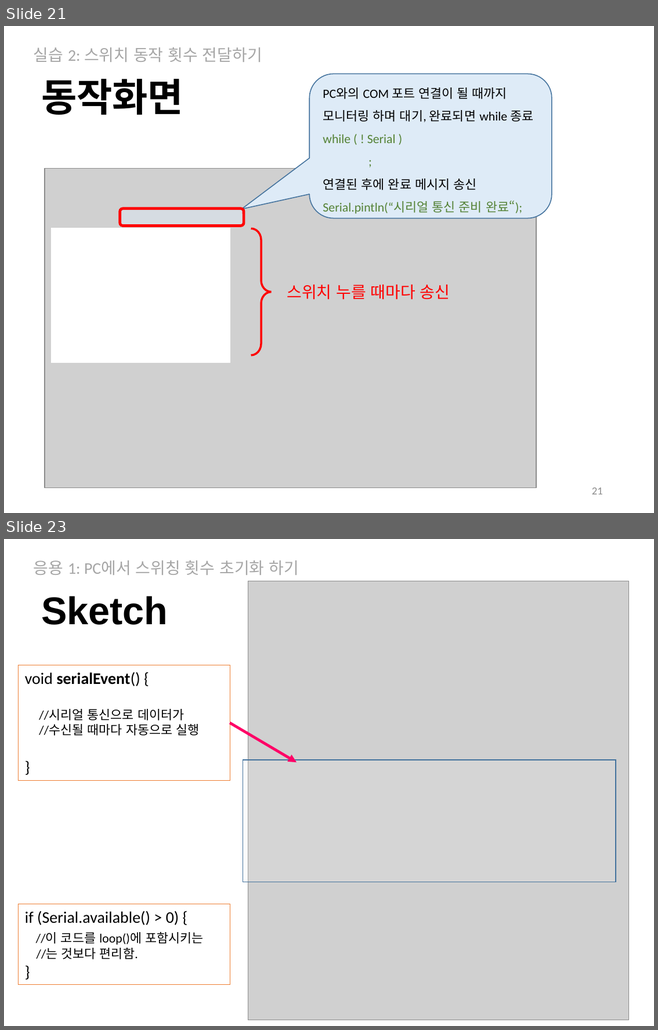
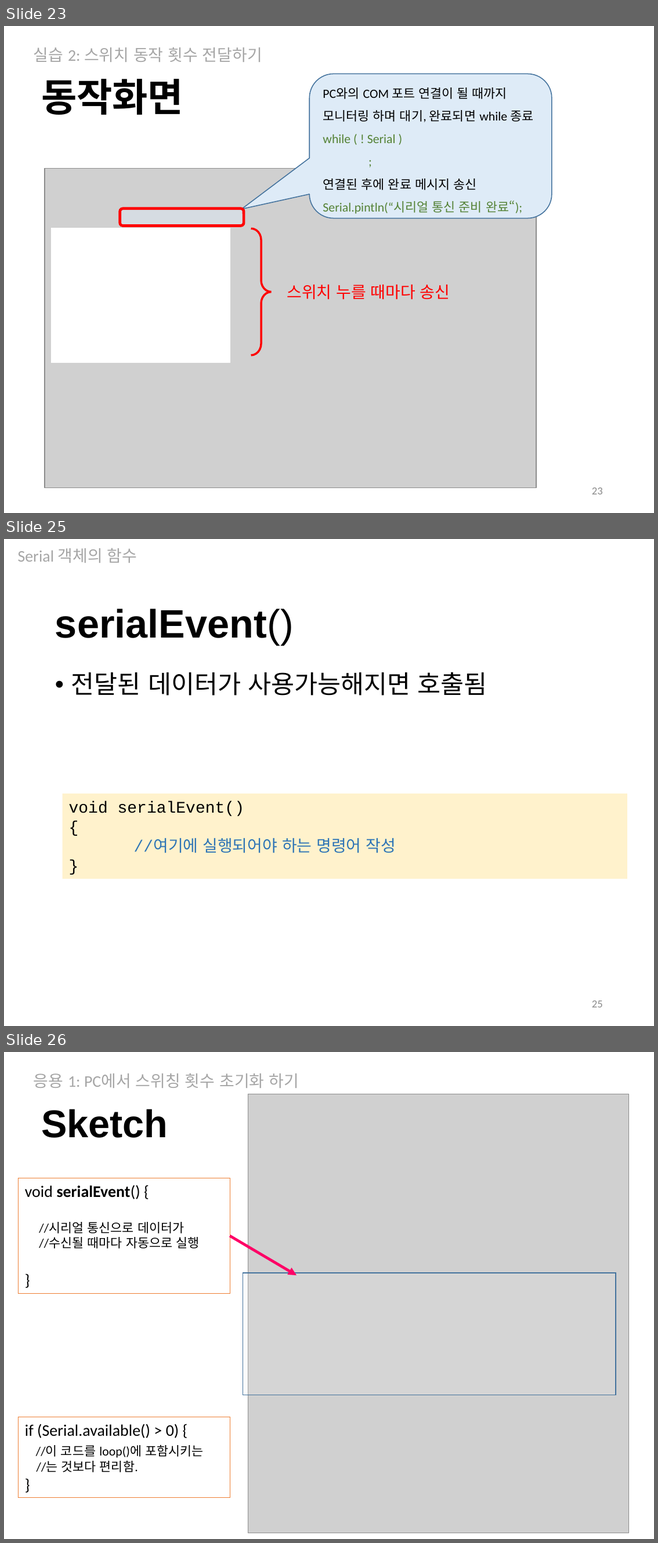
Before and after one commit to iot2019/Week05, a slide deck: Week05.pptx. Shown one above the other, each under a label of ours: slides 21 and 23 before the commit, slides 23, 25 and 26 after it; the slides between them are not shown. The pictures are 658x1030 and 658x1543 pixels, drawn with LibreOffice and Linux fonts; fonts in the diff are those of the drawing; grey boxes stand for pictures. Boxes give left, top, right and bottom in pixels: in the first picture for what was removed or moved away, otherwise in the second. Text is boxed around its words. In the diff, an @@ line names an element or a change of style, - is before the commit and + after.

```diff
--- a/Week05.pptx
+++ b/Week05.pptx
@@ slide 25 added at <box>4,539,654,1026</box>, background #FFFFFF @@
@@ text added at <box>18,548,137,563</box>, 18 pt, text #A6A6A6 @@
+Serial 객체의 함수
@@ text added at <box>55,609,293,645</box>, 44 pt, text #000000, bold @@
+serialEvent()
@@ text added at <box>71,672,487,696</box>, 28 pt, text #000000 @@
+• 전달된 데이터가 사용가능해지면 호출됨
@@ rectangle added at <box>63,794,627,879</box>, fill #FFF2CC, 18 pt, text #000000 @@
+void serialEvent()
+{
+//여기에 실행되어야 하는 명령어 작성
+}
@@ page number added at <box>592,1001,603,1008</box>, 12 pt, text #8C8C8C @@
+25
@@ what was slide 21 is now slide 23 @@
@@ page number at <box>592,488,603,495</box>: text changed @@
-21
+23
@@ what was slide 23 is now slide 26 @@
```
Also in this commit, not shown: 5 slides changed, 4 other slides added.
